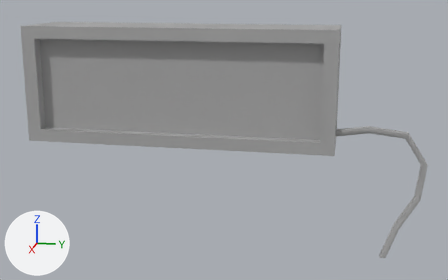
Renders of the FBX model Assets/Mesh/3D_Clock_01a.fbx from each side of a commit.
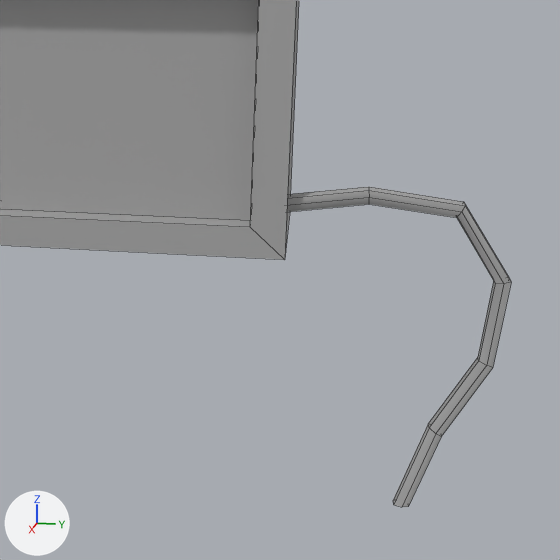
Old and new are each drawn whole from a camera (50 mm lens) standing at (1.573, -0.073, 0.245) and looking at (-0.016, -0.391, -0.152) and again close up on the part from 48% to 100% of the width and 18% to 100% of the height. Lighting does not change. The marker at lower left points along +X, +Y and +Z. The close-ups show mesh edges as thin lines. Where no turn or scale is listed for an object, it has been applied to the vertices.

In view in the first close-up: 'Clock', 'Monitor'.
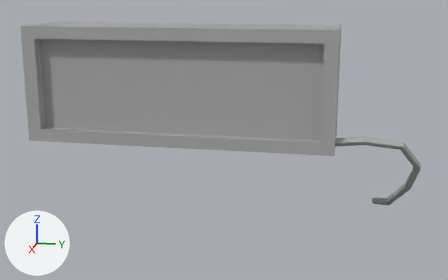
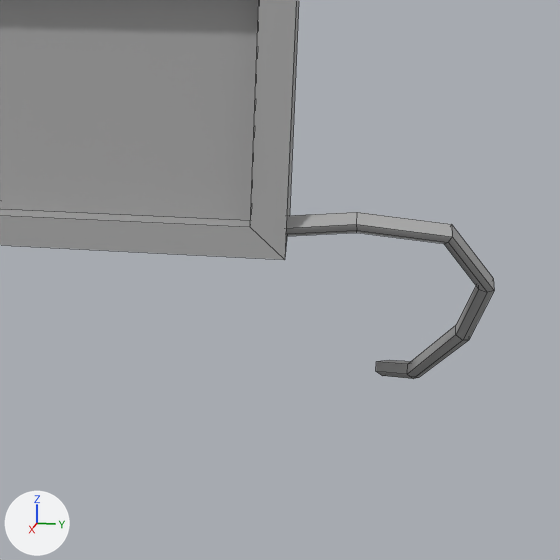
The change, as JSON lines over the scene's bpy script:
```json
{"block": "me_mesh", "where": "# used by ob_clock; location = (0.0, -0.387, -0.13)"}
{"op": "remove", "block": "me_mesh", "code": "me_mesh.from_pydata(...)  # 51 vertices, 44 faces; spans x -0.1..0.1, y -0.509..0.509, z -0.28..0.28"}
{"op": "add", "block": "me_mesh", "code": "me_mesh.from_pydata(...)  # 51 vertices, 44 faces; spans x -0.122..0.122, y -0.504..0.504, z -0.249..0.249"}
{"block": "me_mesh", "change": "me_mesh part 1: the loose piece of 16 vertices spanning x -0.1..0.1, y -0.509..0.291, z -0.02..0.28 is moved by (0.022, 0.005, -0.032)"}
{"block": "me_mesh", "change": "me_mesh part 2: 35 of 51 vertices moved; they spanned x 0.066..0.085, y 0.278..0.509, z -0.28..0.051 and now span x -0.122..0.113, y 0.273..0.504, z -0.249..-0.005; mean shift (-0.047, -0.007, -0.033); largest move (0.085, 0.42, -0.28) -> (-0.117, 0.41, -0.249)"}
{"op": "set", "path": "ob_clock.location", "old": "(0.0, -0.387, -0.13)", "new": "(-0.022, -0.392, -0.099)"}
```

Pixel boxes [x1, y1, x2, y2] of what changed, in the close-ups (560 x 560 px; the box of a moved part takes in the faces that stretch with it):
```json
{"object": "Clock", "change": "reshaped, moved", "before": [0, 0, 511, 507], "after": [0, 0, 494, 379]}
{"part": 1, "of": "me_mesh", "change": "moved or reshaped", "before": [0, 0, 299, 260], "after": [0, 0, 299, 260]}
{"part": 2, "of": "me_mesh", "change": "moved or reshaped", "before": [287, 187, 511, 507], "after": [286, 212, 494, 379]}
```
